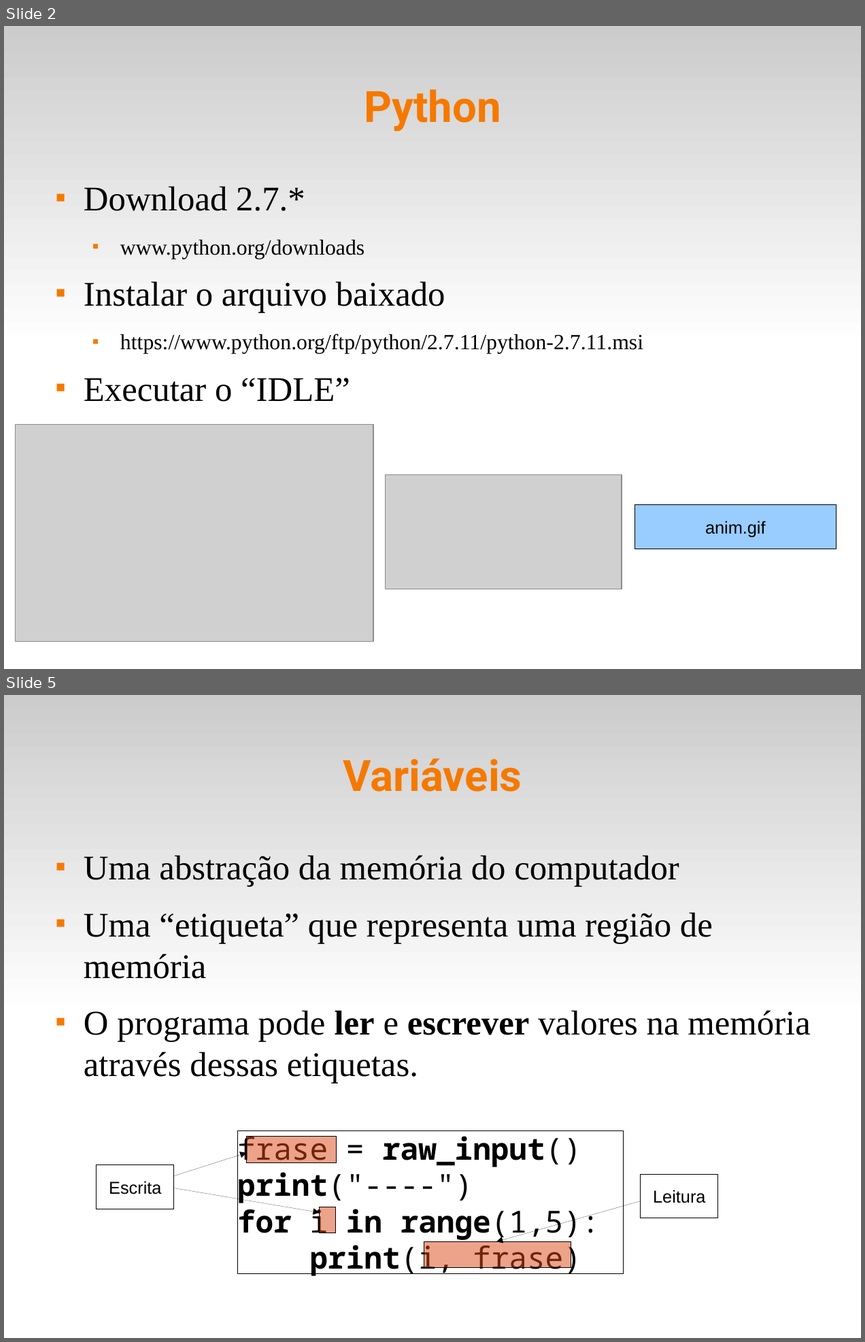
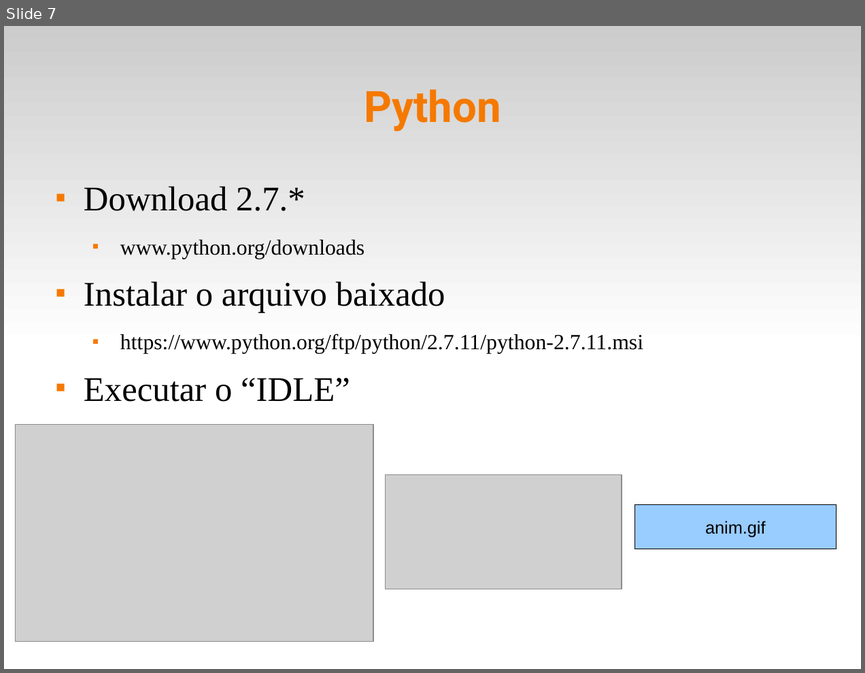
Before and after one commit to fsantanna-uerj/IPD, a slide deck: slides/ipd-02.odp. Shown one above the other, each under a label of ours: slides 2 and 5 before the commit, slide 7 after it; the slides between them are not shown. The pictures are 865x1342 and 865x673 pixels, drawn with LibreOffice and Linux fonts; fonts in the diff are those of the drawing; grey boxes stand for pictures. Boxes give left, top, right and bottom in pixels: in the first picture for what was removed or moved away, otherwise in the second. Text is boxed around its words. In the diff, an @@ line names an element or a change of style, - is before the commit and + after.

```diff
--- a/slides/ipd-02.odp
+++ b/slides/ipd-02.odp
@@ slide 5 removed at (4, 695, 861, 1338), background #FFFFFF; not listed: 1 template element that a slide beside it also shows @@
@@ title removed at (343, 758, 521, 792) @@
-Variáveis
@@ text removed at (84, 855, 810, 1083) @@
-■ Uma abstração da memória do computador
-■ Uma “etiqueta” que representa uma região de memória
-■ O programa pode ler e escrever valores na memória através dessas etiquetas.
@@ rectangle removed at (237, 1130, 623, 1274) @@
-frase = raw_input()
-print("----")
-for i in range(1,5):
-print(i, frase)
@@ rectangle removed at (247, 1136, 337, 1163) @@
@@ arrow removed from (174, 1176) to (247, 1153) @@
@@ rectangle removed at (96, 1165, 174, 1208) @@
-Escrita
@@ rectangle removed at (640, 1174, 719, 1217) @@
-Leitura
@@ arrow removed from (174, 1188) to (320, 1212) @@
@@ arrow removed from (640, 1201) to (496, 1242) @@
@@ rectangle removed at (320, 1206, 335, 1233) @@
@@ rectangle removed at (424, 1242, 571, 1268) @@
@@ what was slide 2 is now slide 7 @@
```
Also in this commit, not shown: 7 slides added, 10 other slides removed, 7 other files.
